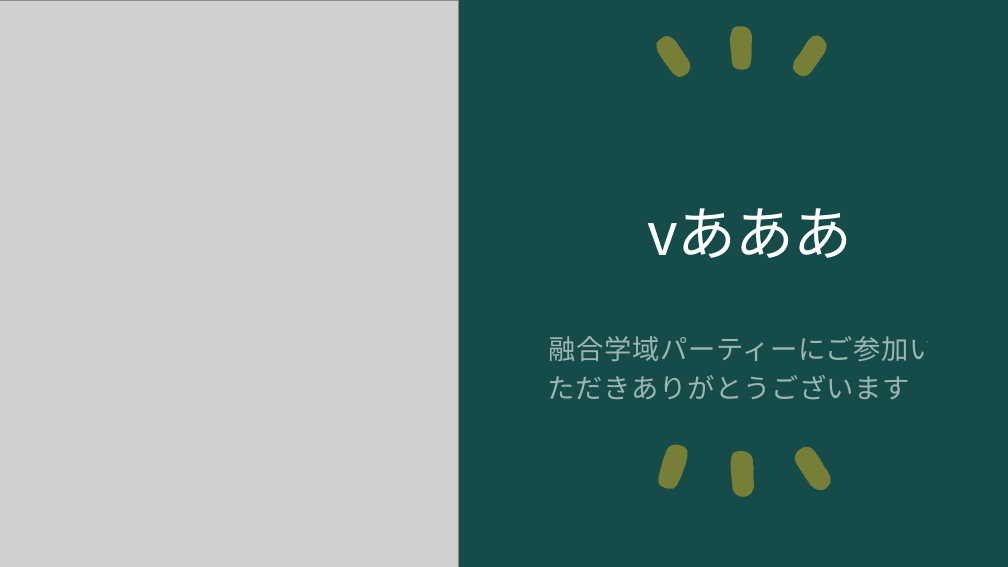
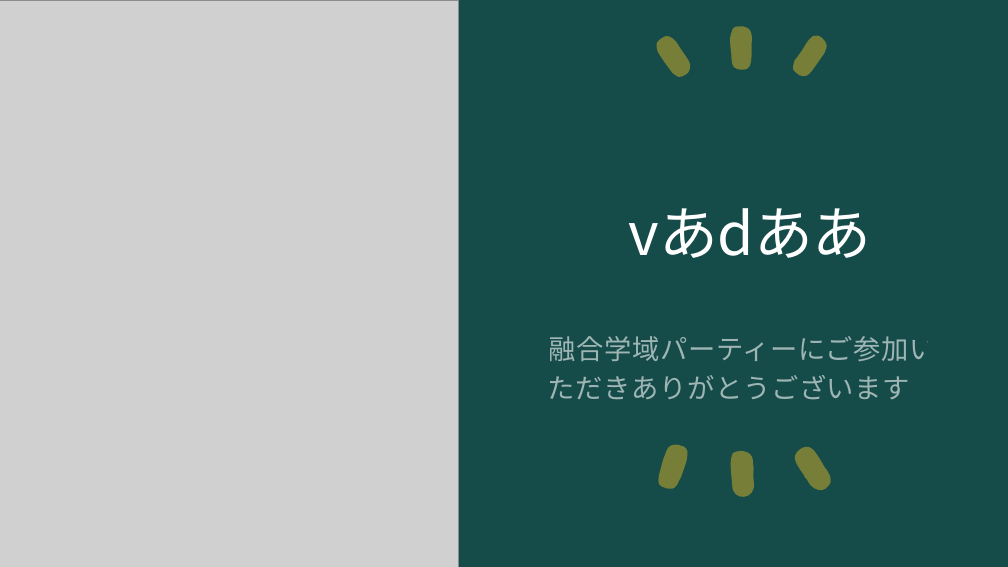
Before and after one commit to ogawa3427/utils, a slide deck: slide 1 of 2024quiz/quiz.pptx. Drawn at 1008x567 pixels with LibreOffice and Linux fonts; fonts in the diff are those of the drawing; grey boxes stand for pictures. Boxes give left, top, right and bottom in pixels: in the first picture for what was removed or moved away, otherwise in the second. Text is boxed around its words. In the diff, an @@ line names an element or a change of style, - is before the commit and + after.

```diff
--- a/2024quiz/quiz.pptx
+++ b/2024quiz/quiz.pptx
@@ title at (x1=628, y1=208, x2=871, y2=258): text changed @@
-vあああ
+vあdああ
```
